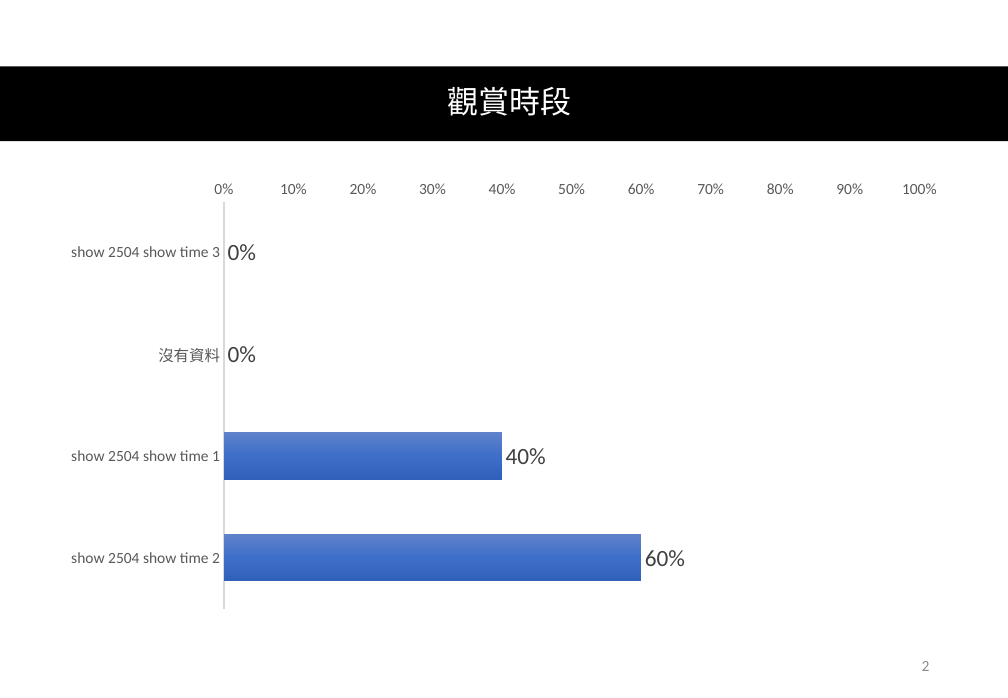
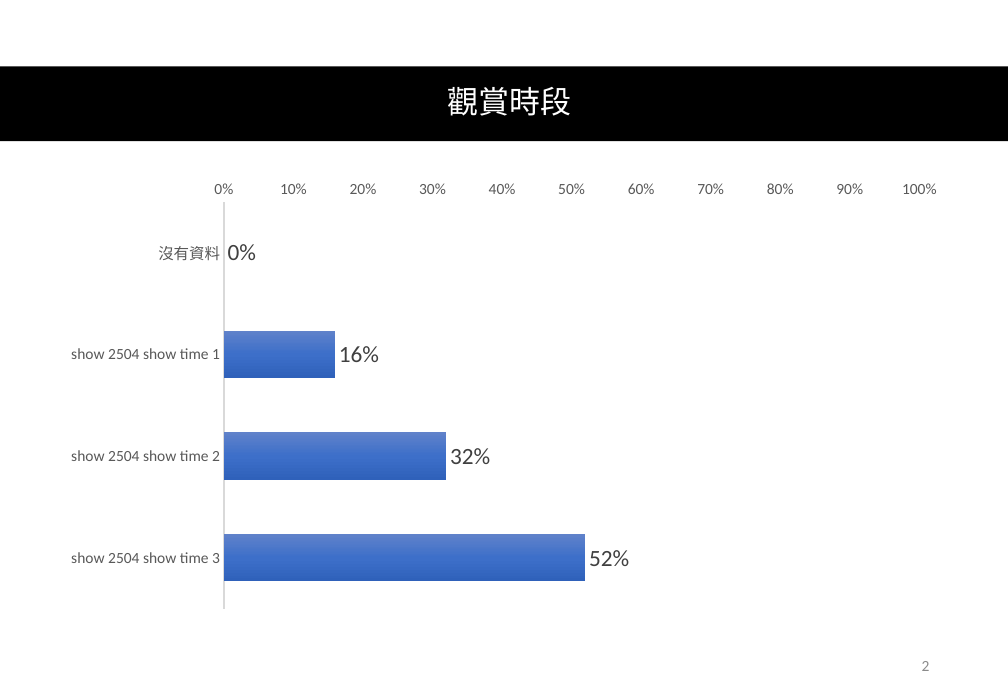
Before and after one commit to wintonau/hkdance2026a, a slide deck: slide 2 of app/static/HKDANCE2026-全部.pptx. Drawn at 1008x698 pixels with LibreOffice and Linux fonts; fonts in the diff are those of the drawing. Boxes give left, top, right and bottom in pixels: in the first picture for what was removed or moved away, otherwise in the second. Text is boxed around its words. In the diff, an @@ line names an element or a change of style, - is before the commit and + after.

```diff
--- a/app/static/HKDANCE2026-全部.pptx
+++ b/app/static/HKDANCE2026-全部.pptx
@@ bar chart at (53, 170, 955, 618) @@
-categories: show 2504 show time 3, 沒有資料, show 2504 show time 1, show 2504 show time 2
+categories: 沒有資料, show 2504 show time 1, show 2504 show time 2, show 2504 show time 3
-Series 1: 0, 0, 0.4, 0.6
+Series 1: 0, 0.16, 0.32, 0.52
```
Also in this commit, not shown: 14 other slides changed, 10 other files.
